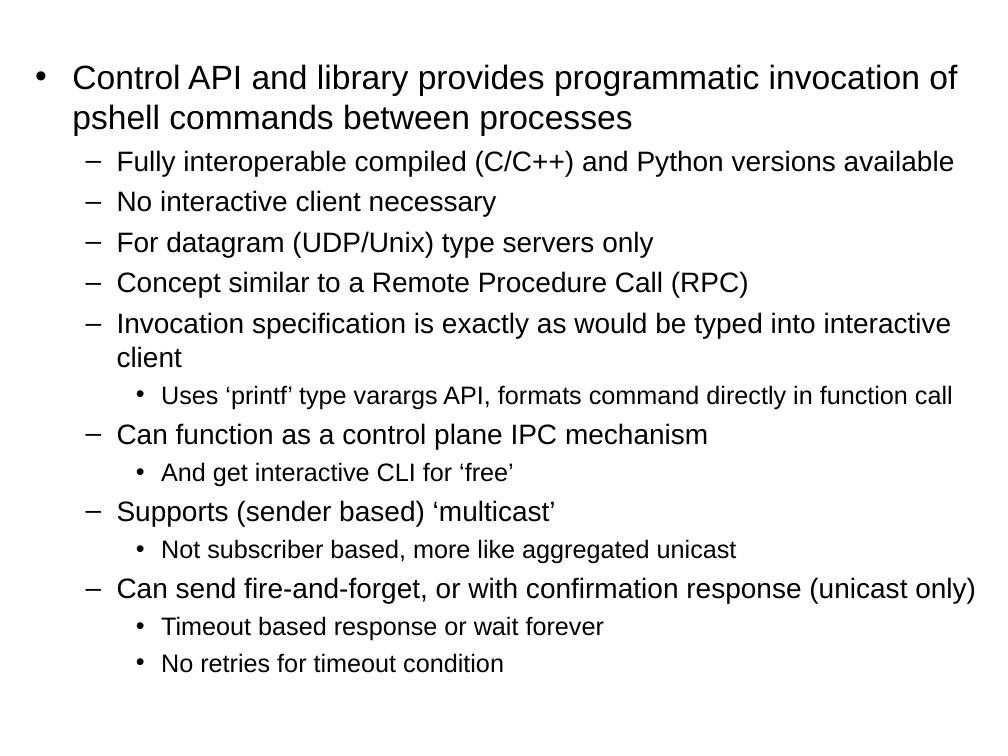
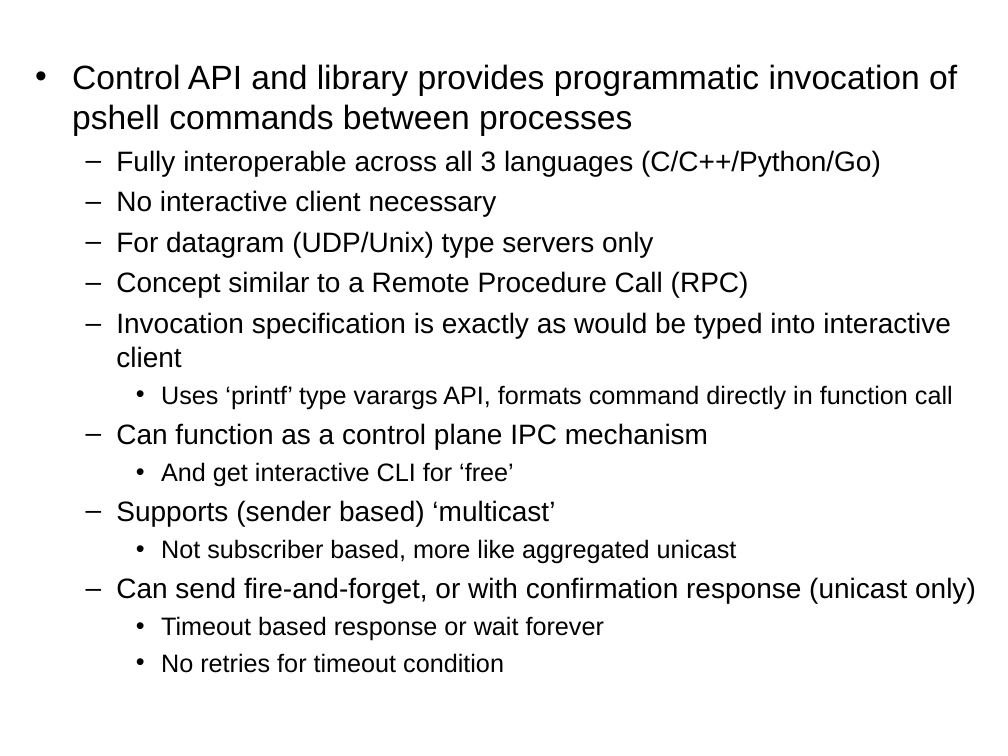
Before and after one commit to RonIovine/pshell, a slide deck: slide 4 of PSHELL-Framework.ppt. Drawn at 1008x756 pixels with LibreOffice and Linux fonts; fonts in the diff are those of the drawing. Boxes give left, top, right and bottom in pixels: in the first picture for what was removed or moved away, otherwise in the second. Text is boxed around its words. In the diff, an @@ line names an element or a change of style, - is before the commit and + after.

```diff
--- a/PSHELL-Framework.ppt
+++ b/PSHELL-Framework.ppt
@@ text at [116, 150, 881, 176]: text changed @@
-  – Fully interoperable compiled (C/C++) and Python versions available
+  – Fully interoperable across all 3 languages (C/C++/Python/Go)
```
Also in this commit, not shown: 1 other slide changed, 8 other files.
